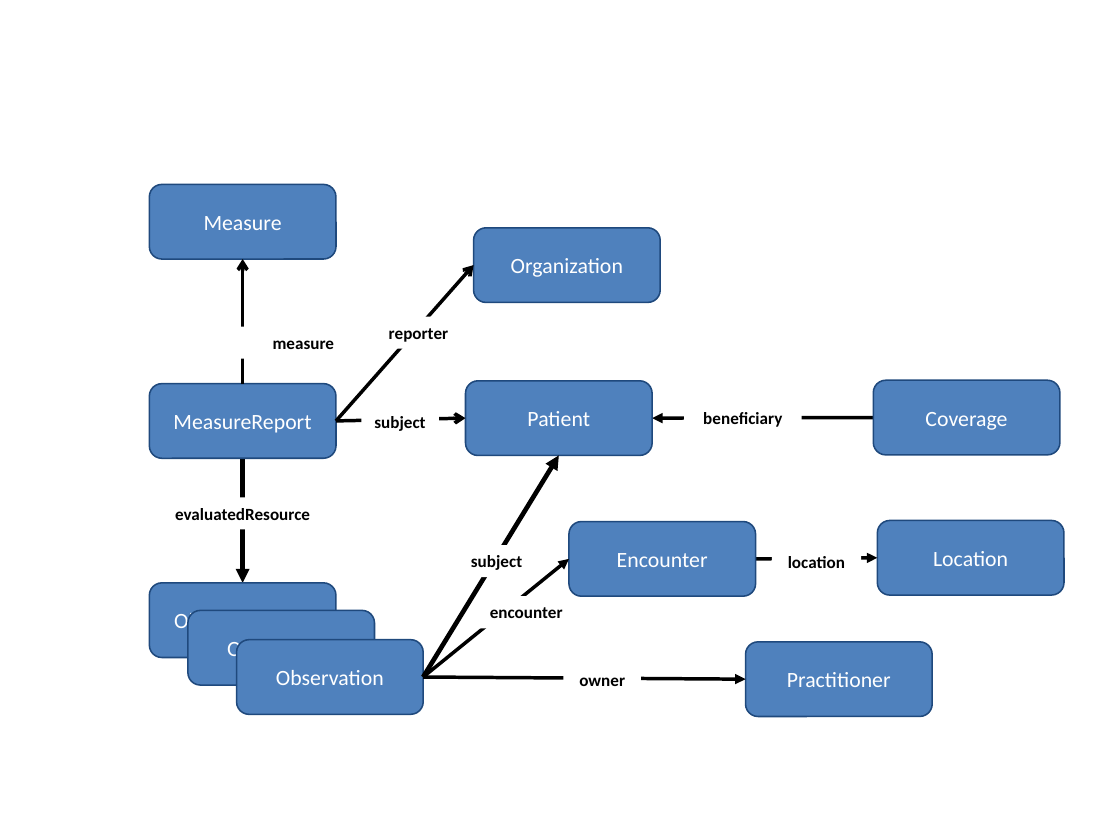
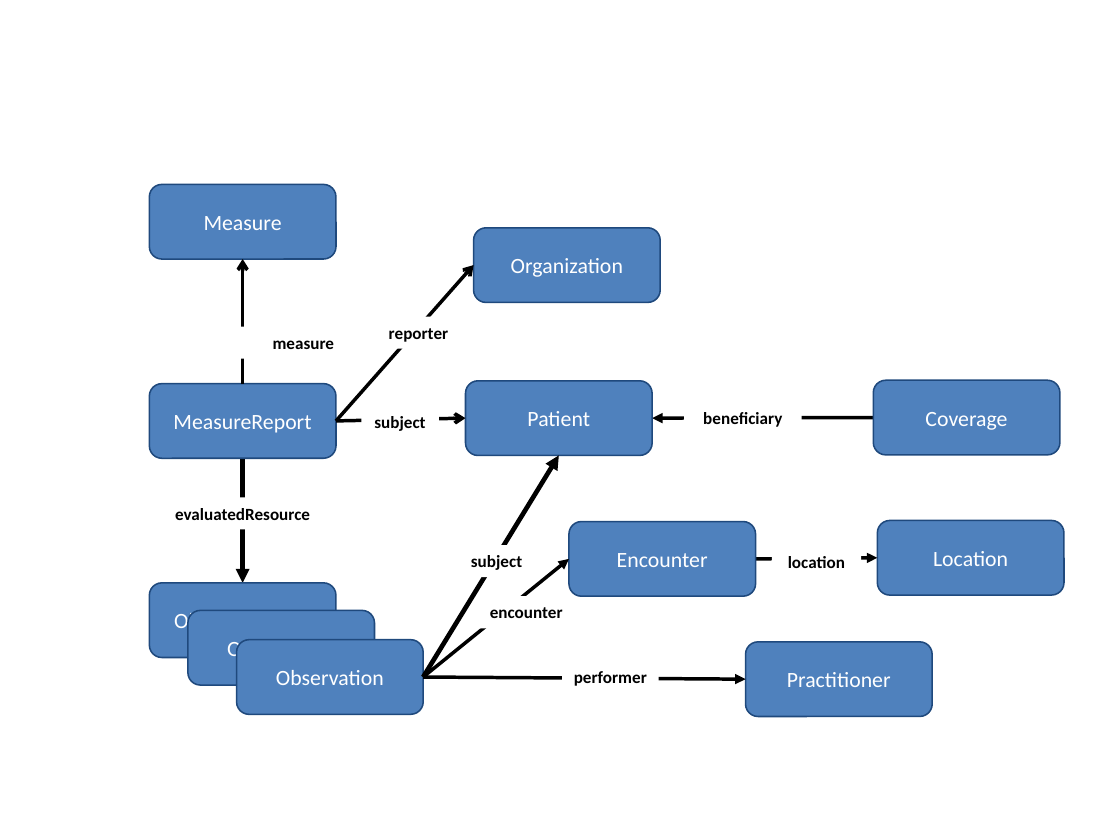
Before and after one commit to HL7/davinci-deqm, a slide deck: slide 4 of input/images/source/DEQM Resource Diagram - MRP.pptx. Drawn at 1120x840 pixels with LibreOffice and Linux fonts; fonts in the diff are those of the drawing. Boxes give left, top, right and bottom in pixels: in the first picture for what was removed or moved away, otherwise in the second. Text is boxed around its words. In the diff, an @@ line names an element or a change of style, - is before the commit and + after.

```diff
--- a/input/images/source/DEQM Resource Diagram - MRP.pptx
+++ b/input/images/source/DEQM Resource Diagram - MRP.pptx
@@ text at <box>574,671,647,686</box>: text changed @@
-owner
+performer
```
Also in this commit, not shown: 15 other files.
